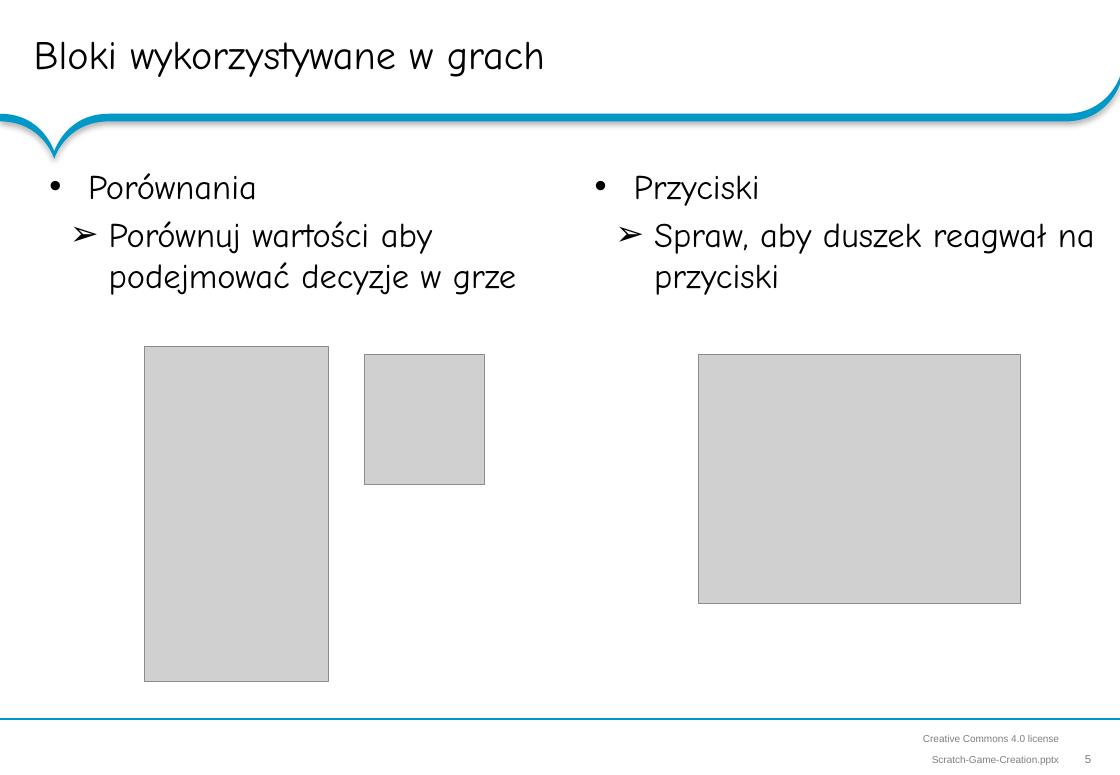
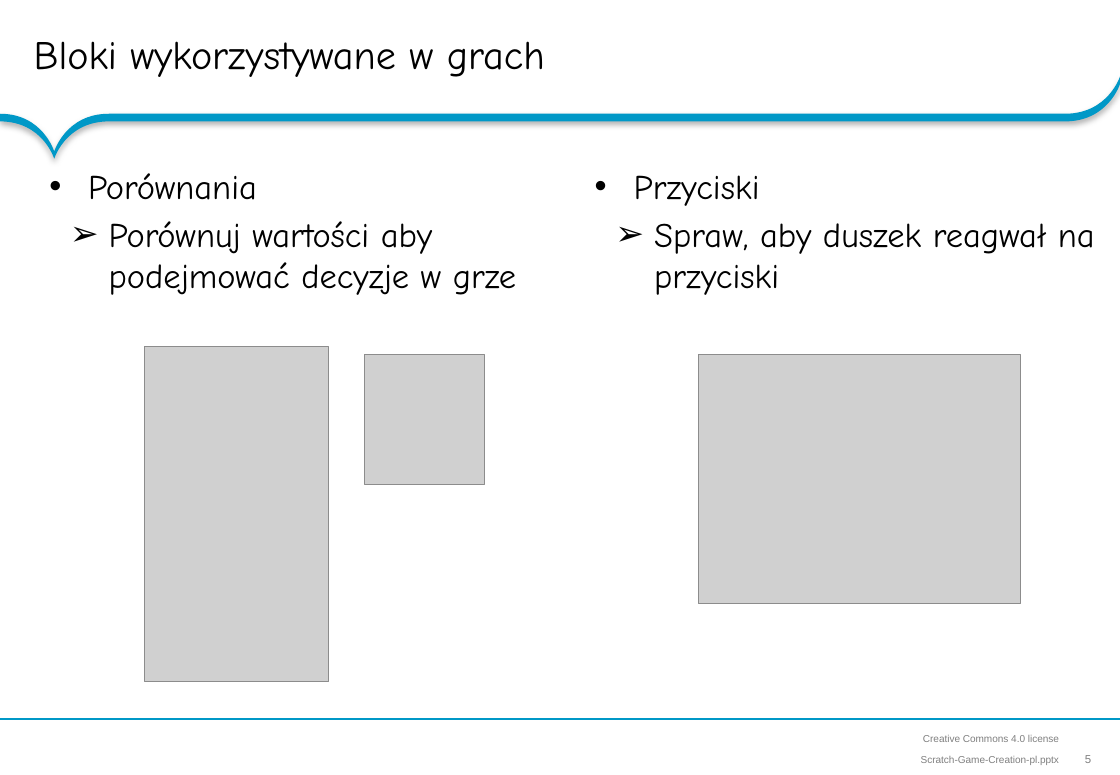
Before and after one commit to RoboCap/scratch, a slide deck: slide 5 of slideshow/Scratch-Game-Creation-pl.pptx. Drawn at 1120x775 pixels with LibreOffice and Linux fonts; fonts in the diff are those of the drawing; grey boxes stand for pictures; background and template pictures are left out. Boxes give left, top, right and bottom in pixels: in the first picture for what was removed or moved away, otherwise in the second. Text is boxed around its words. In the diff, an @@ line names an element or a change of style, - is before the commit and + after.

```diff
--- a/slideshow/Scratch-Game-Creation-pl.pptx
+++ b/slideshow/Scratch-Game-Creation-pl.pptx
@@ text at box(921, 756, 1059, 765): text changed @@
-Scratch-Game-Creation.pptx
+Scratch-Game-Creation-pl.pptx
```
Also in this commit, not shown: 3 other slides changed, 1 other file.
